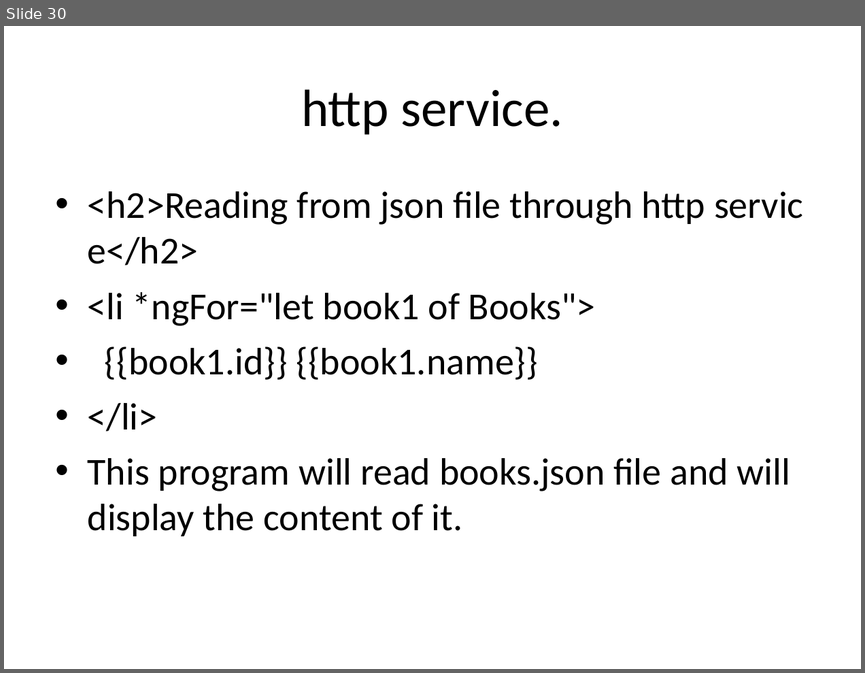
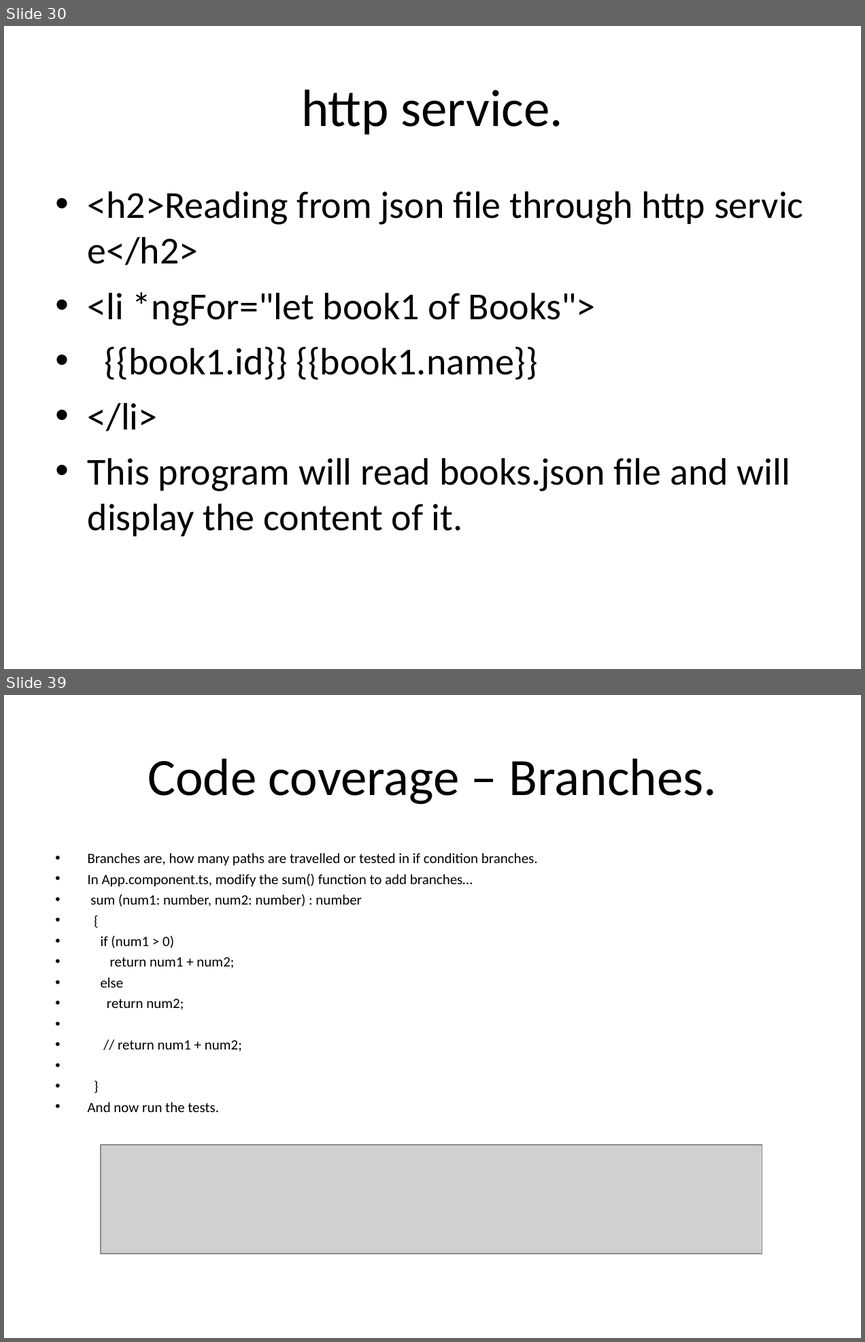
Before and after one commit to kcharankumar/DBS_Charan, a slide deck: Angular/Angular.ppt. Shown one above the other, each under a label of ours: slide 30 before the commit, slides 30 and 39 after it; the slides between them are not shown. The pictures are 865x673 and 865x1342 pixels, drawn with LibreOffice and Linux fonts; fonts in the diff are those of the drawing; grey boxes stand for pictures. Boxes give left, top, right and bottom in pixels: in the first picture for what was removed or moved away, otherwise in the second. Text is boxed around its words. In the diff, an @@ line names an element or a change of style, - is before the commit and + after.

```diff
--- a/Angular/Angular.ppt
+++ b/Angular/Angular.ppt
@@ slide 39 added at (4, 695, 861, 1338), background #FFFFFF @@
@@ title added at (147, 758, 717, 804), 44 pt, text #000000 @@
+Code coverage – Branches.
@@ text added at (88, 853, 538, 1112), 12 pt, text #000000 @@
+• Branches are, how many paths are travelled or tested in if condition branches.
+• In App.component.ts, modify the sum() function to add branches…
+• sum (num1: number, num2: number) : number
+• {
+• if (num1 > 0)
+• return num1 + num2;
+• else
+• return num2;
+• // return num1 + num2;
+• }
+• And now run the tests.
@@ picture added at (101, 1145, 762, 1254) @@
```
Also in this commit, not shown: 8 other slides added.
